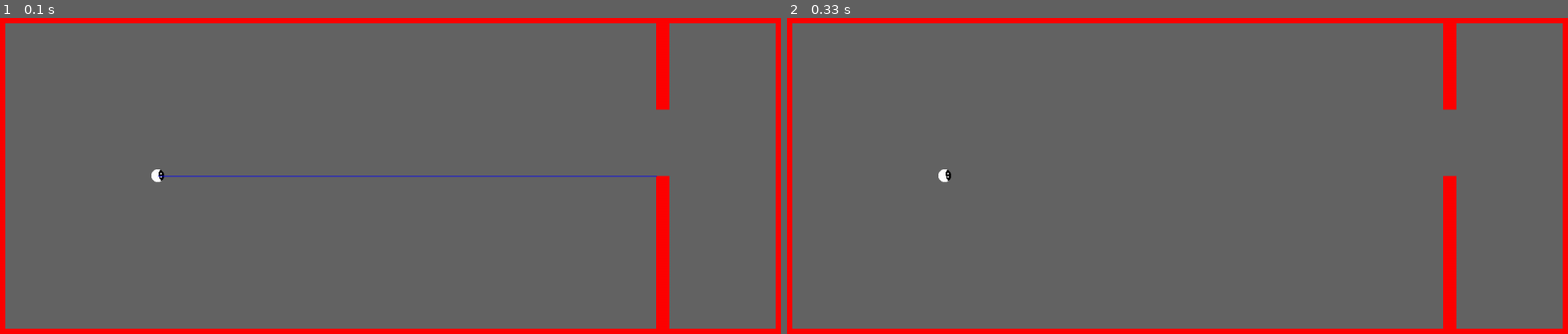
Above: before the commit, frames 1-2 (left to right).
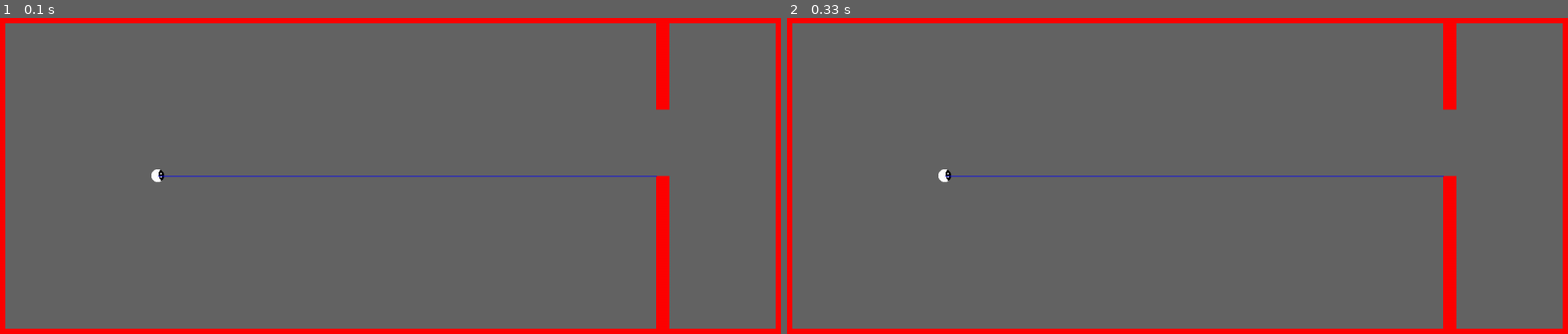
Above: after the commit, the same moments.

Repository: LennartGr/Differential-Drive-Robot-with-Pygame
Game: pygame game, started from main.py
Two runs of this game, one before a commit and one after it. Both use one fixed random seed, a clock stepped at 60 frames per second and the inputs below.
Inputs:
- Up to frame 1 (0.1 s): no input
- Up to frame 2 (0.33 s): no input

Frame 1 is identical in both runs. In frame 2, 0.4% of the frame differs, in the area x 20-85%, y 49-51%.

Commit message:
Fix flickering ray bug
By calling pygame.display.flip() only once per iteration

Diff:
--- a/gui.py
+++ b/gui.py
@@ -34,10 +34,12 @@
                 if event.type == pygame.QUIT:
                     running = False
                     print("Stop GUI")
-            shortestDistance = self.drawSensorRay()
             self.drawRobot()
             self.drawEnvironment()
+            shortestDistance = self.drawSensorRay()
             self.updateCaption(shortestDistance)
+            # important to call this only once per inner loop, otherwise there is flickering
+            pygame.display.flip()
 
     def updateCaption(self, shortestDistance):
         caption = "Differential Drive Robot Simulation:    "
@@ -72,7 +74,6 @@
             width =  rectangle.c3[0] - rectangle.c1[0]
             height = rectangle.c2[1] - rectangle.c1[1]
             pygame.draw.rect(self.screen, RECT_COLOR, pygame.Rect(x_top, y_top, width, height))
-        pygame.display.flip()
 
     # makes the robot emit a ray in gaze direction.
     # returns the closest distance to an obstacle
@@ -86,6 +87,4 @@
             x_end = self.robot.x + cos(self.robot.theta) * NO_INTERSECTION_RAY_LENGTH
             y_end = self.robot.y + sin(self.robot.theta) * NO_INTERSECTION_RAY_LENGTH
             pygame.draw.line(self.screen, RAY_COLOR, (self.robot.x, self.robot.y), (x_end, y_end))
-        # update display
-        pygame.display.flip()
         return shortestDistance
